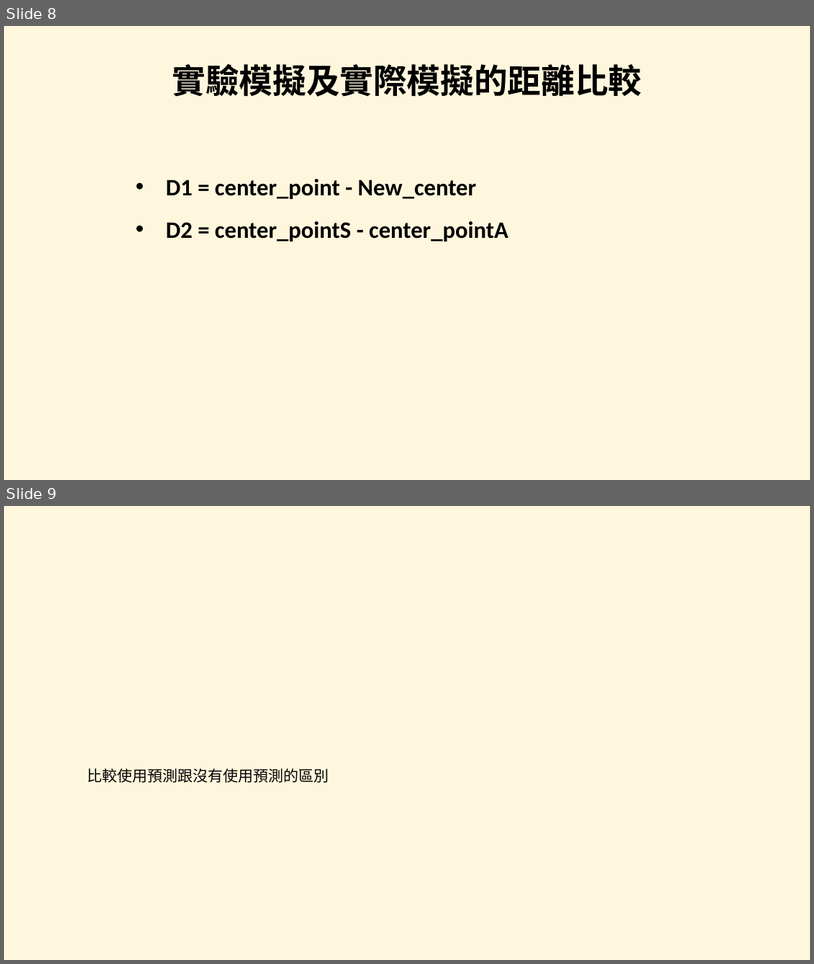
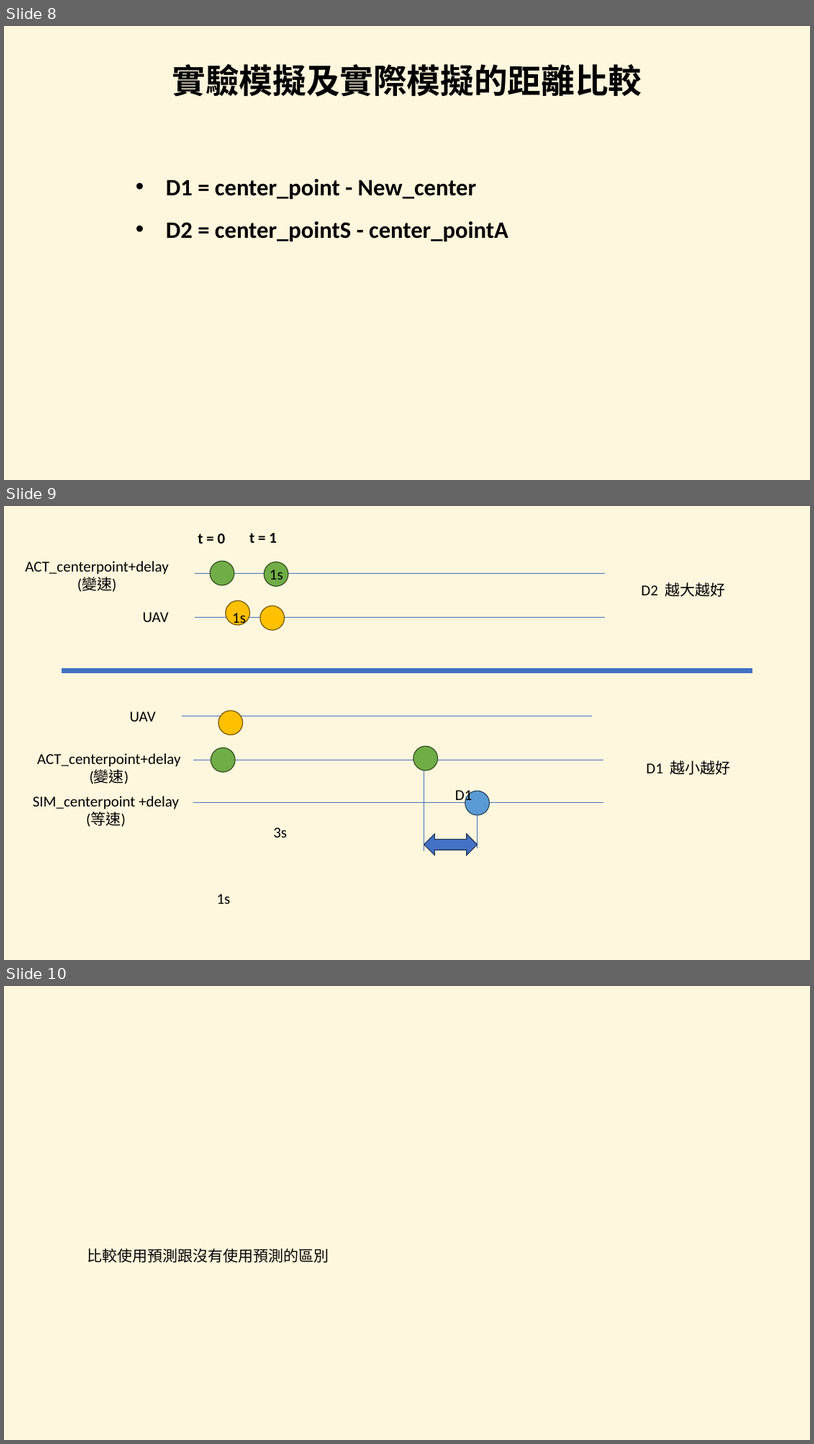
Before and after one commit to SJLin1002/SJ-Master-Thesis, a slide deck: 簡報1.pptx. Shown one above the other, each under a label of ours: slides 8 and 9 before the commit, slides 8, 9 and 10 after it. The pictures are 814x964 and 814x1444 pixels, drawn with LibreOffice and Linux fonts; fonts in the diff are those of the drawing. Boxes give left, top, right and bottom in pixels: in the first picture for what was removed or moved away, otherwise in the second. Text is boxed around its words. In the diff, an @@ line names an element or a change of style, - is before the commit and + after.

```diff
--- a/簡報1.pptx
+++ b/簡報1.pptx
@@ slide 9 added at <box>4,506,810,960</box>, background #FFF7DD @@
@@ text added at <box>198,533,226,543</box>, 18 pt, text #000000, bold @@
+t = 0
@@ text added at <box>250,533,277,543</box>, 18 pt, text #000000, bold @@
+t = 1
@@ text added at <box>25,561,168,592</box>, 18 pt, text #000000 @@
+ACT_centerpoint+delay
+(變速)
@@ ellipse added at <box>211,561,234,585</box>, fill #70AD47, outline #314C1F 1 pt @@
@@ ellipse added at <box>264,561,288,586</box>, fill #70AD47, outline #314C1F 1 pt @@
@@ text added at <box>270,569,283,584</box>, 18 pt, text #000000 @@
+1s
@@ line added from (196, 573) to (605, 573), #4472C4 0.5 pt @@
@@ text added at <box>641,582,725,597</box>, 18 pt, text #000000 @@
+D2 越大越好
@@ text added at <box>143,612,169,622</box>, 18 pt, text #000000 @@
+UAV
@@ ellipse added at <box>226,600,250,625</box>, fill #FFC000, outline #705400 1 pt @@
@@ text added at <box>232,613,246,628</box>, 18 pt, text #000000 @@
+1s
@@ ellipse added at <box>260,606,285,630</box>, fill #FFC000, outline #705400 1 pt @@
@@ line added from (196, 617) to (605, 617), #4472C4 0.5 pt @@
@@ line added from (62, 671) to (753, 671), #4472C4 6 pt @@
@@ text added at <box>130,711,156,721</box>, 18 pt, text #000000 @@
+UAV
@@ line added from (182, 716) to (593, 716), #4472C4 0.5 pt @@
@@ ellipse added at <box>219,710,243,735</box>, fill #FFC000, outline #705400 1 pt @@
@@ text added at <box>37,753,180,784</box>, 18 pt, text #000000 @@
+ACT_centerpoint+delay
+(變速)
@@ line added from (193, 759) to (604, 759), #4472C4 0.5 pt @@
@@ ellipse added at <box>211,747,235,772</box>, fill #70AD47, outline #314C1F 1 pt @@
@@ ellipse added at <box>414,746,437,770</box>, fill #70AD47, outline #314C1F 1 pt @@
@@ text added at <box>646,760,730,775</box>, 18 pt, text #000000 @@
+D1 越小越好
@@ line added from (424, 771) to (424, 851), #4472C4 0.5 pt @@
@@ text added at <box>33,795,179,826</box>, 18 pt, text #000000 @@
+SIM_centerpoint +delay
+(等速)
@@ line added from (193, 802) to (604, 802), #4472C4 0.5 pt @@
@@ text added at <box>455,790,473,804</box>, 18 pt, text #000000 @@
+D1
@@ ellipse added at <box>466,791,490,815</box>, fill #5B9BD5, outline #28445D 1 pt @@
@@ text added at <box>273,827,287,837</box>, 18 pt, text #000000 @@
+3s
@@ line added from (478, 812) to (478, 848), #4472C4 0.5 pt @@
@@ up down arrow added at <box>424,834,477,854</box>, fill #4472C4, outline #1E3256 1 pt @@
@@ text added at <box>217,893,231,903</box>, 18 pt, text #000000 @@
+1s
@@ what was slide 9 is now slide 10 @@
```
Also in this commit, not shown: 1 slide changed, 1 slide removed, 4 other files.
